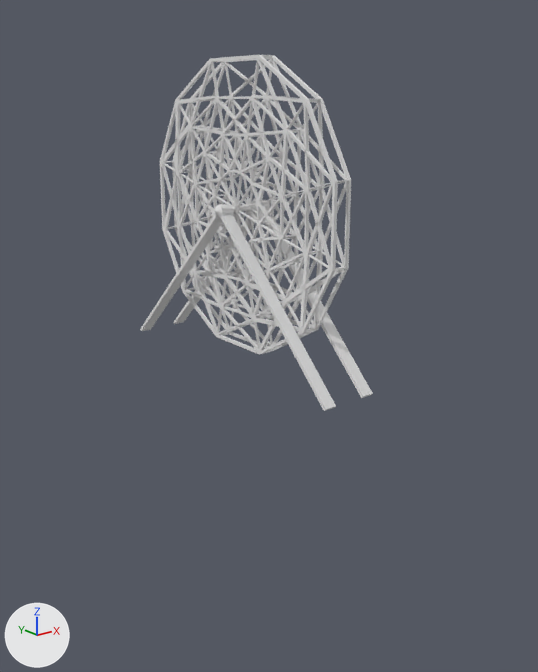
One commit to the Blender file ferrisWheel.blend: the scene before it, then after it.
One viewpoint serves both versions: a camera (50 mm lens) standing at (-139.0, -190.0, 32.0) and looking at (6.0, -9.0, -40.0). Every picture has the same lights, and +X, +Y and +Z are marked at lower left.

Names of what the first picture shows: 'ferrisWheel'.
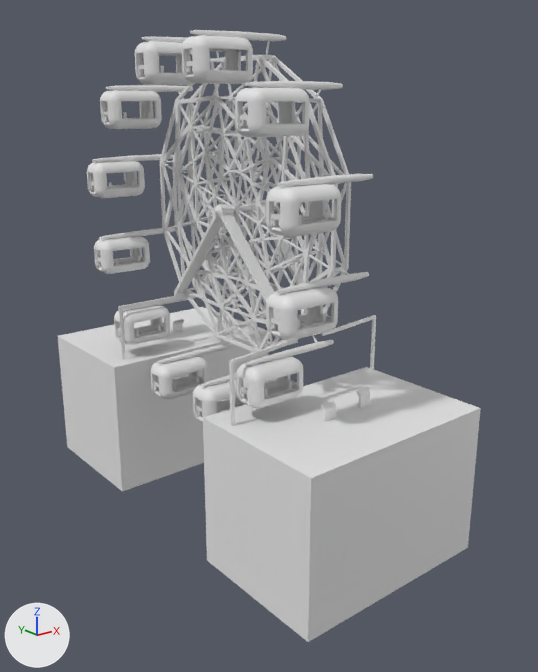
Commit message: improve ferrisWheel

Pixel boxes (x1, y1, x2, y2) of what changed, in the pictures (538 x 672 px):
'Cube', added: after (203, 367, 481, 642)
'ferrisWheel', reshaped (11% wider, 8% taller): before (140, 55, 373, 411); after (118, 41, 376, 426)
'Cube.001', added: after (58, 307, 268, 492)
'Cylinder.008', added: after (266, 174, 373, 237)
'Cylinder.007', added: after (235, 81, 343, 138)
'Cylinder.009', added: after (266, 272, 369, 341)
'Cylinder.006', added: after (182, 30, 287, 84)
'Cylinder.010', added: after (236, 340, 334, 408)
'Cylinder.005', added: after (100, 85, 193, 129)
'Cylinder.001', added: after (151, 343, 237, 399)
'Cylinder.003', added: after (87, 154, 174, 198)
'Cylinder.004', added: after (135, 36, 196, 85)
'Cylinder.002', added: after (94, 227, 176, 274)
'Cylinder.011', added: after (114, 294, 197, 345)
'Cylinder', added: after (193, 373, 248, 422)

Patch to the scene script:
```diff
--- a/ferrisWheel.blend.py
+++ b/ferrisWheel.blend.py
@@ me_cylinder @@
 # used by ob_ferriswheel; location = (0.0, 0.0, 0.0); rotation_euler = (0.0, 1.571, 0.0), in degrees (0, 90, 0); scale = (1.0, 1.0, 0.6)
-me_cylinder.from_pydata(...)  # 2228 vertices, 2237 faces; spans x -44.7..50.3, y -50.3..50.2, z -14.7..21.9
+me_cylinder.from_pydata(...)  # 2500 vertices, 2496 faces; spans x -49.3..53.0, y -50.0..50.6, z -48.3..56.6
+# me_cylinder part 1
+# 12 vertices are removed from x 49.0..50.2, y -50.3..50.2, z -14.7..19.7
+# 68 faces are deleted
+# 113 vertices are added at x -49.3..53.0, y -50.0..50.6, z -48.3..56.6
+# 48 new vertices lie (0.0, 0.0, 2.9) away from vertices in x -44.7..44.7, y -44.7..44.7, z 0.9
+# 48 new vertices lie (0.0, 0.0, -3.0) away from vertices in x -44.7..44.7, y -44.7..44.7, z 7.8
+# 32 new vertices lie (1.0, 0.0, 0.0) away from vertices in x 34.0, y -36.2..33.6, z -48.3..56.6
+# 16 new vertices lie (18.0, 0.0, 0.0) away from vertices in x 35.0, y -36.2..33.6, z -48.3..56.6
+# 16 new vertices lie (0.0, 0.0, 1.0) away from vertices in x -49.3..49.3, y -49.3..49.3, z 3.8
+# 6 new vertices lie (0.7, -0.7, 0.0) away from vertices in x 32.9..49.9, y 33.6..50.6, z 3.7..17.4
+# 5 new vertices lie (0.7, 0.8, -0.1) away from vertices in x 32.1..48.9, y -49.3..-32.8, z -11.3..12.8
+# 327 new faces join them
@@ me_cube @@
+me_cube.from_pydata([(-4.9, -29.0, 1.4), (-4.9, -29.0, -14.7), (-4.9, 31.5, 1.4), (-4.9, 31.5, -14.7), (4.3, -27.7, 1.4), (4.3, -27.7, -14.7), (4.2, 32.7, 1.4), (4.2, 32.7, -14.7)], [], [(0, 1, 3, 2), (2, 3, 7, 6), (6, 7, 5, 4), (4, 5, 1, 0), (2, 6, 4, 0), (7, 3, 1, 5)])
@@ ob_cylinder_011 @@
+ob_cylinder_011 = bpy.data.objects.new('Cylinder.011', me_cylinder_003)  # 2632 vertices, 2592 faces; spans x -1.0..12.5, y -5.5..5.4, z -27.1..6.0
+ob_cylinder_011.location = (2.3, 36.0, -36.2)
+ob_cylinder_011.rotation_euler = (0.0, 1.571, 0.0)  # degrees (0, 90, 0)
@@ ob_cylinder_010 @@
+ob_cylinder_010 = bpy.data.objects.new('Cylinder.010', me_cylinder_003)  # 2632 vertices, 2592 faces; spans x -1.0..12.5, y -5.5..5.4, z -27.1..6.0
+ob_cylinder_010.location = (2.3, -36.0, -36.2)
+ob_cylinder_010.rotation_euler = (0.0, 1.571, 0.0)  # degrees (0, 90, 0)
@@ ob_cylinder_009 @@
+ob_cylinder_009 = bpy.data.objects.new('Cylinder.009', me_cylinder_003)  # 2632 vertices, 2592 faces; spans x -1.0..12.5, y -5.5..5.4, z -27.1..6.0
+ob_cylinder_009.location = (2.3, -49.3, -13.3)
+ob_cylinder_009.rotation_euler = (0.0, 1.571, 0.0)  # degrees (0, 90, 0)
@@ ob_cylinder_008 @@
+ob_cylinder_008 = bpy.data.objects.new('Cylinder.008', me_cylinder_003)  # 2632 vertices, 2592 faces; spans x -1.0..12.5, y -5.5..5.4, z -27.1..6.0
+ob_cylinder_008.location = (2.3, -49.3, 13.1)
+ob_cylinder_008.rotation_euler = (0.0, 1.571, 0.0)  # degrees (0, 90, 0)
@@ ob_cylinder_007 @@
+ob_cylinder_007 = bpy.data.objects.new('Cylinder.007', me_cylinder_003)  # 2632 vertices, 2592 faces; spans x -1.0..12.5, y -5.5..5.4, z -27.1..6.0
+ob_cylinder_007.location = (2.9, -36.2, 36.0)
+ob_cylinder_007.rotation_euler = (0.0, 1.571, 0.0)  # degrees (0, 90, 0)
@@ ob_cylinder_006 @@
+ob_cylinder_006 = bpy.data.objects.new('Cylinder.006', me_cylinder_003)  # 2632 vertices, 2592 faces; spans x -1.0..12.5, y -5.5..5.4, z -27.1..6.0
+ob_cylinder_006.location = (2.3, -13.3, 49.3)
+ob_cylinder_006.rotation_euler = (0.0, 1.571, 0.0)  # degrees (0, 90, 0)
@@ ob_cylinder_004 @@
+ob_cylinder_004 = bpy.data.objects.new('Cylinder.004', me_cylinder_003)  # 2632 vertices, 2592 faces; spans x -1.0..12.5, y -5.5..5.4, z -27.1..6.0
+ob_cylinder_004.location = (2.9, 13.1, 49.3)
+ob_cylinder_004.rotation_euler = (0.0, 1.571, 0.0)  # degrees (0, 90, 0)
@@ ob_cylinder_003 @@
+ob_cylinder_003 = bpy.data.objects.new('Cylinder.003', me_cylinder_003)  # 2632 vertices, 2592 faces; spans x -1.0..12.5, y -5.5..5.4, z -27.1..6.0
+ob_cylinder_003.location = (2.3, 49.3, 13.1)
+ob_cylinder_003.rotation_euler = (0.0, 1.571, 0.0)  # degrees (0, 90, 0)
@@ ob_cylinder_005 @@
+ob_cylinder_005 = bpy.data.objects.new('Cylinder.005', me_cylinder_003)  # 2632 vertices, 2592 faces; spans x -1.0..12.5, y -5.5..5.4, z -27.1..6.0
+ob_cylinder_005.location = (2.3, 36.0, 36.2)
+ob_cylinder_005.rotation_euler = (0.0, 1.571, 0.0)  # degrees (0, 90, 0)
@@ ob_cylinder_002 @@
+ob_cylinder_002 = bpy.data.objects.new('Cylinder.002', me_cylinder_003)  # 2632 vertices, 2592 faces; spans x -1.0..12.5, y -5.5..5.4, z -27.1..6.0
+ob_cylinder_002.location = (2.9, 49.3, -13.3)
+ob_cylinder_002.rotation_euler = (0.0, 1.571, 0.0)  # degrees (0, 90, 0)
@@ ob_cylinder_001 @@
+ob_cylinder_001 = bpy.data.objects.new('Cylinder.001', me_cylinder_003)  # 2632 vertices, 2592 faces; spans x -1.0..12.5, y -5.5..5.4, z -27.1..6.0
+ob_cylinder_001.location = (2.9, 13.1, -49.3)
+ob_cylinder_001.rotation_euler = (0.0, 1.571, 0.0)  # degrees (0, 90, 0)
@@ ob_cylinder @@
+ob_cylinder = bpy.data.objects.new('Cylinder', me_cylinder_003)  # 2632 vertices, 2592 faces; spans x -1.0..12.5, y -5.5..5.4, z -27.1..6.0
+ob_cylinder.location = (2.3, -13.3, -49.3)
+ob_cylinder.rotation_euler = (0.0, 1.571, 0.0)  # degrees (0, 90, 0)
@@ ob_cube_001 @@
+ob_cube_001 = bpy.data.objects.new('Cube.001', me_cube)
+ob_cube_001.location = (4.0, 48.9, -57.0)
+ob_cube_001.scale = (7.29, 0.757, 2.89)
@@ ob_cube @@
+ob_cube = bpy.data.objects.new('Cube', me_cube)
+ob_cube.location = (4.0, -50.1, -57.0)
+ob_cube.scale = (7.29, 0.757, 2.89)
```
